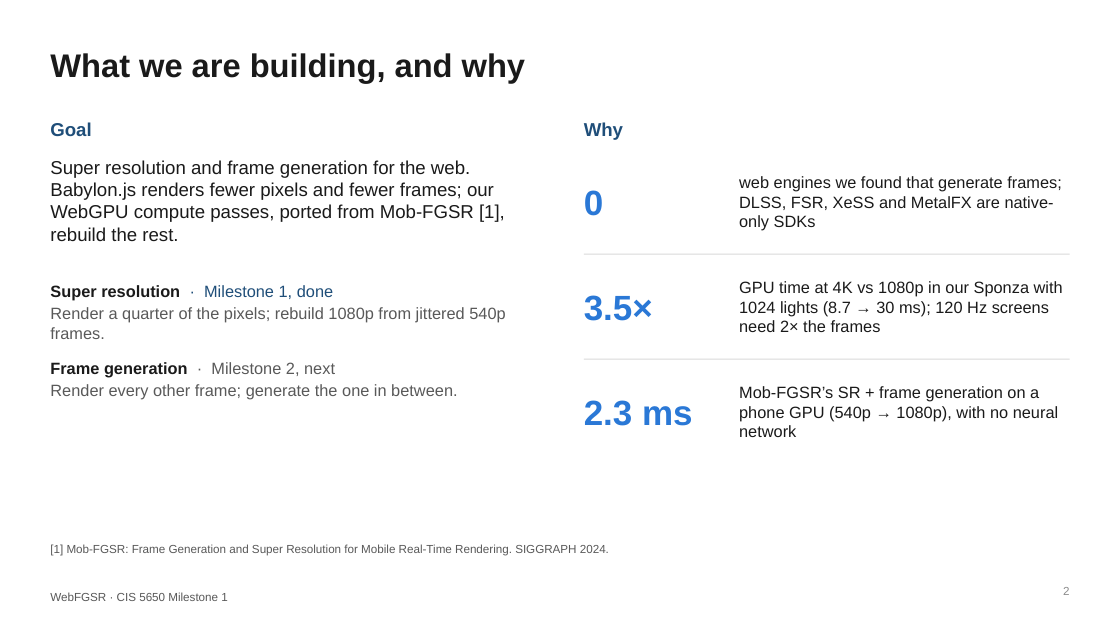
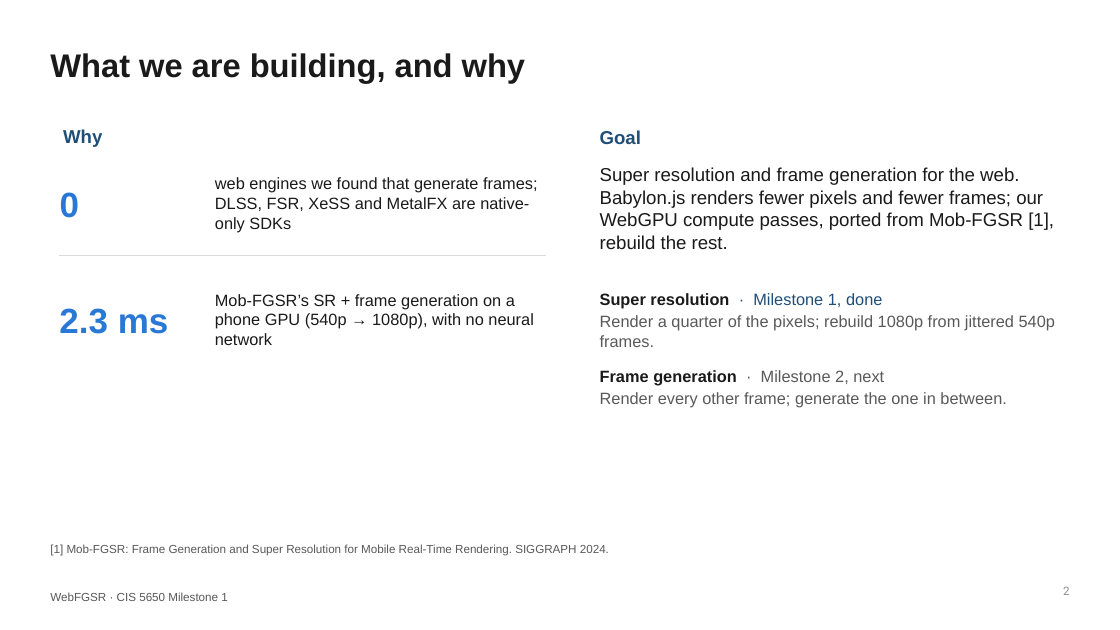
Before and after one commit to CIS5650final-WebFGSR/WebFGSR, a slide deck: slide 2 of WebFGSR_M1.pptx. Drawn at 1120x630 pixels with LibreOffice and Linux fonts; fonts in the diff are those of the drawing. Boxes give left, top, right and bottom in pixels: in the first picture for what was removed or moved away, otherwise in the second. Text is boxed around its words. In the diff, an @@ line names an element or a change of style, - is before the commit and + after.

```diff
--- a/WebFGSR_M1.pptx
+++ b/WebFGSR_M1.pptx
@@ text "Why": place and size @@
-text "Why" at bbox=[584, 122, 623, 140]
+text "Why" at bbox=[63, 129, 102, 147]
@@ text "Goal": place and size @@
-text "Goal" at bbox=[50, 122, 91, 136]
+text "Goal" at bbox=[600, 130, 641, 144]
@@ text "web engines we found that ...": place and size @@
-text "web engines we found that ..." at bbox=[739, 176, 1062, 231]
+text "web engines we found that ..." at bbox=[215, 177, 538, 232]
@@ text "Super resolution and frame generation ...": place and size @@
-text "Super resolution and frame generation ..." at bbox=[50, 160, 505, 241]
+text "Super resolution and frame generation ..." at bbox=[600, 167, 1054, 249]
@@ text "0": place and size @@
-text "0" at bbox=[584, 190, 603, 216]
+text "0" at bbox=[60, 192, 79, 218]
@@ line moved from (584, 254) - (1070, 254) to (60, 255) - (545, 255) @@
@@ text "Mob-FGSR’s SR + frame generation ...": place and size @@
-text "Mob-FGSR’s SR + frame generation ..." at bbox=[739, 386, 1058, 437]
+text "Mob-FGSR’s SR + frame generation ..." at bbox=[215, 294, 533, 345]
@@ text removed at bbox=[584, 295, 653, 321] @@
-3.5×
@@ text "Super resolution · Milestone 1, ...": place and size @@
-text "Super resolution · Milestone 1, ..." at bbox=[50, 285, 505, 400]
+text "Super resolution · Milestone 1, ..." at bbox=[600, 293, 1055, 408]
@@ text removed at bbox=[739, 281, 1063, 332] @@
-GPU time at 4K vs 1080p in our Sponza with 1024 lights (8.7 → 30 ms); 120 Hz screens need 2× the frames
@@ text "2.3 ms": place and size @@
-text "2.3 ms" at bbox=[584, 400, 693, 426]
+text "2.3 ms" at bbox=[59, 308, 169, 334]
@@ line removed from (584, 360) to (1070, 360) @@
```
Also in this commit, not shown: 8 other slides changed.
